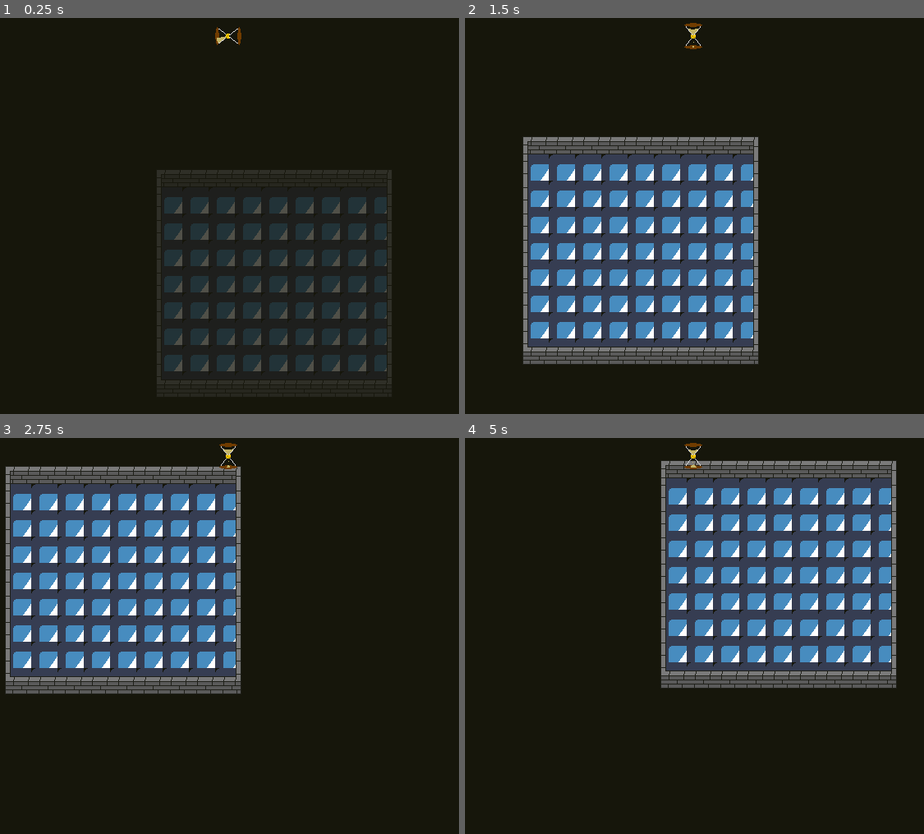
Above: before the commit, frames 1-4 (two rows, left to right).
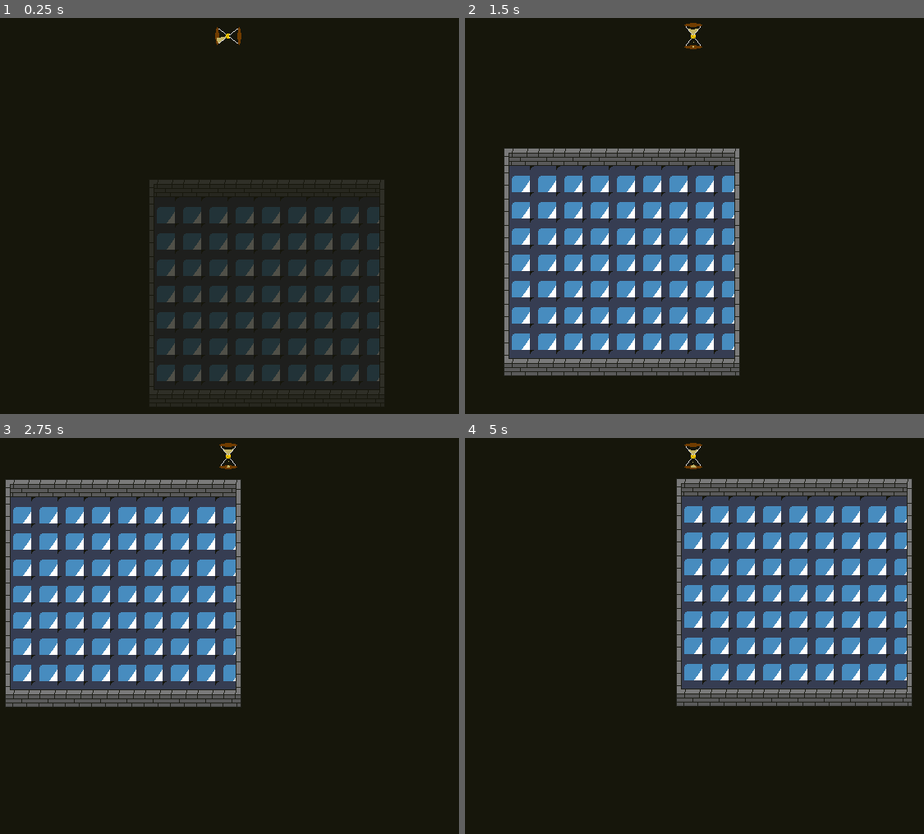
Above: after the commit, the same moments.

Repository: the-alex-g/LD51
Game: Godot game, scene res://Main/Main.tscn
Two runs of this game, one before a commit and one after it. Both use one fixed random seed, a clock stepped at 60 frames per second and the inputs below. The engine's default icon, where the game draws it, is replaced by a stand-in: a white triangle on a blue panel in a dark square.
Inputs (mouse positions are in pixels of both pictures, inside the frame that each line leads up to):
- Up to frame 1 (0.25 s): no input
- Up to frame 2 (1.5 s): move the mouse to (800, 231) at 0.52 s; hold D (right) 0.53-1.28 s; right-click (800, 231) at 0.6 s; move the mouse to (593, 279) at 1.27 s; hold S (down) from 1.28 s (still down); tap Space (primary_attack) at 1.35 s
- Up to frame 3 (2.75 s): move the mouse to (275, 568) at 2.02 s; release S (down) at 2.03 s; hold D (right) from 2.03 s (still down); click (275, 568) at 2.1 s
- Up to frame 4 (5 s): move the mouse to (666, 774) at 2.77 s; release D (right) at 2.78 s; hold W (up) 2.78-3.53 s; right-click (666, 774) at 2.85 s; tap Enter at 3.5 s; move the mouse to (841, 750) at 3.52 s; hold A (left) from 3.53 s (still down); tap Space (primary_attack) at 3.6 s; move the mouse to (547, 600) at 4.27 s; click (547, 600) at 4.35 s

The runs differ from the first frame. In frame 1, 16% of the frame differs, in the area x 32-86%, y 38-96%; in frame 2, 26%, in the area x 8-64%, y 30-91%; in frame 3, 21%; in frame 4, 26%.

Commit message:
Add enemy spawning in new rooms

Diff:
--- a/project/Enemies/Enemy.gd
+++ b/project/Enemies/Enemy.gd
@@ -54,3 +54,7 @@
 	_move_in_reverse = false
 	if health <= 0:
 		queue_free()
+
+
+func _on_Main_game_over()->void:
+	_game_over = true
--- a/project/Main/Main.gd
+++ b/project/Main/Main.gd
@@ -7,10 +7,7 @@
 
 
 func _ready()->void:
-	var enemy = preload("res://Enemies/Enemy.tscn").instance()
-	enemy.target = $Player
-	enemy.position = Vector2(100, 100)
-	add_child(enemy)
+	randomize()
 
 
 func _on_TenSecondTimer_timeout()->void:
@@ -20,3 +17,12 @@
 func _on_World_player_caught()->void:
 	emit_signal("game_over")
 	_game_timer.stop()
+
+
+func _on_World_add_enemy(at:Vector2)->void:
+	var enemy := preload("res://Enemies/Enemy.tscn").instance()
+	enemy.position = at
+	enemy.target = $Player
+	# warning-ignore:return_value_discarded
+	connect("game_over", enemy, "_on_Main_game_over")
+	add_child(enemy)
--- a/project/Main/Main.tscn
+++ b/project/Main/Main.tscn
@@ -24,4 +24,5 @@
 [connection signal="ten_second_mark" from="." to="Player" method="_on_Main_ten_second_mark"]
 [connection signal="ten_second_mark" from="." to="World" method="_on_Main_ten_second_mark"]
 [connection signal="timeout" from="TenSecondTimer" to="." method="_on_TenSecondTimer_timeout"]
+[connection signal="add_enemy" from="World" to="." method="_on_World_add_enemy"]
 [connection signal="player_caught" from="World" to="." method="_on_World_player_caught"]
--- a/project/Scenery/World.gd
+++ b/project/Scenery/World.gd
@@ -1,6 +1,7 @@
 extends Node2D
 
 signal player_caught
+signal add_enemy(at)
 
 enum WallTiles {HORIZONTAL, BL_CORNER, BR_CORNER, TR_CORNER, TL_CORNER, LEFT, RIGHT}
 enum FloorTiles {FLOOR}
@@ -27,10 +28,13 @@
 	_blackout_shape.position = Vector2.ONE * ROOM_SIZE * 16
 	_blackout_shape.shape.extents = Vector2.ONE * ROOM_SIZE * 16
 	_fade_in.scale *= ROOM_SIZE
+
+	yield(get_parent(), "ready")
+
 	_create_room()
 
 
-func _create_room(at := Vector2.ZERO, side_connected := Connections.NONE)->void:
+func _create_room(at := Vector2.ZERO, side_connected := Connections.NONE, enemies := true)->void:
 	at *= ROOM_SIZE
 	_fade_in.position = at * 32
 	_fade_in.modulate = Color.white
@@ -57,6 +61,8 @@
 				_walls.set_cell(x + at.x, y + at.y, WallTiles.HORIZONTAL)
 	if side_connected != Connections.NONE:
 		_create_door_in_room(at, side_connected)
+	if enemies:
+		_create_enemies(at)
 	$FadeInAnim.play("FadeIn")
 
 func _create_door_in_room(at:Vector2, side:int)->void:
@@ -101,6 +107,15 @@
 	_walls.set_cellv(door_position, EMPTY)
 
 
+func _create_enemies(at:Vector2)->void:
+	at *= 32
+	at += Vector2.ONE * ROOM_SIZE * 16
+	var total_enemies := 1 + randi() % 4
+	for i in total_enemies:
+		var enemy_position = (Vector2.RIGHT * 32 * ROOM_SIZE / 3).rotated(i * TAU / total_enemies) + at
+		emit_signal("add_enemy", enemy_position)
+
+
 func _delete_room(at:Vector2)->void:
 	at *= ROOM_SIZE
 	_blackout.position = at * 32
@@ -108,6 +123,8 @@
 	for body in _blackout.get_overlapping_bodies():
 		if body is Player:
 			emit_signal("player_caught")
+		elif body is Enemy:
+			body.queue_free()
 
 	_animation_player.play("Blackout")
 
@@ -136,7 +153,7 @@
 		next_room_position_options.erase(_previous_room_position)
 	# create the new room
 	var next_room_position = next_room_position_options[randi() % next_room_position_options.size()] as Vector2
-	_create_room(_current_room_position)
+	_create_room(_current_room_position, Connections.NONE, false)
 	_create_room(next_room_position, VECTOR_TO_CONNECTION[next_room_position - _current_room_position])
 	_previous_room_position = _current_room_position
 	_current_room_position = next_room_position
